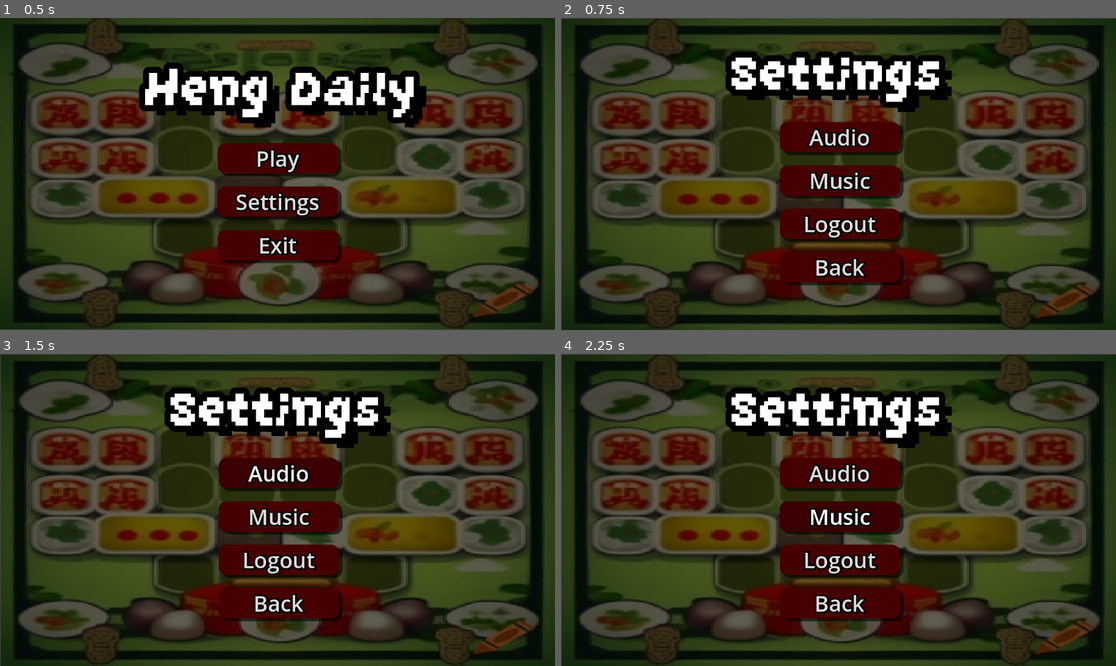
Above: before the commit, frames 1-4 (two rows, left to right).
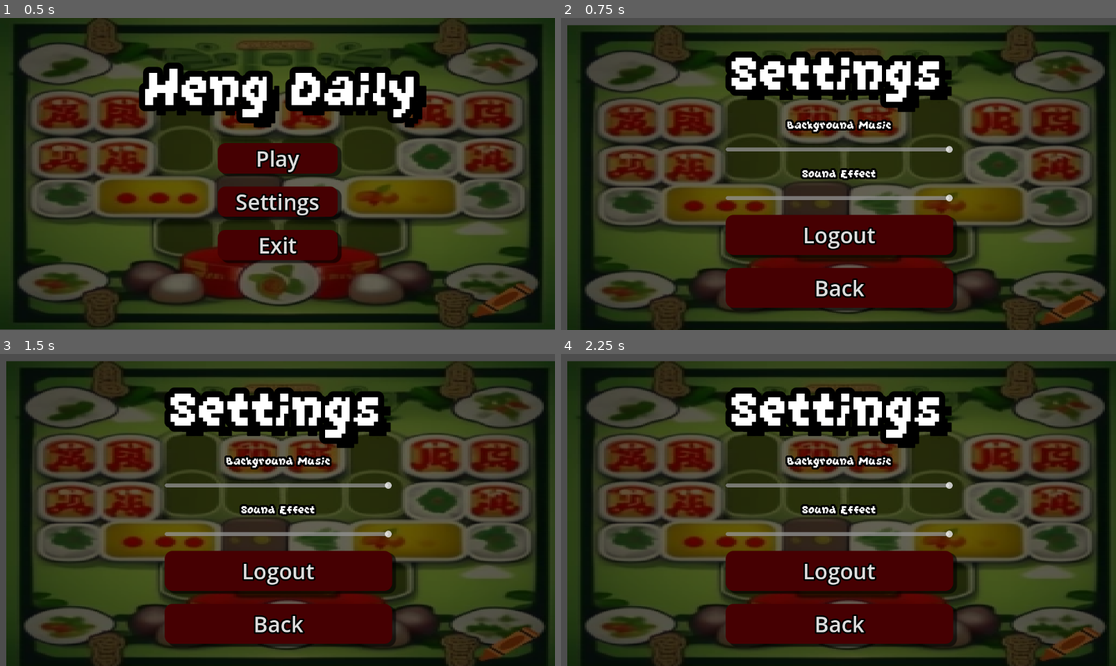
Above: after the commit, the same moments.

Repository: DeepAung/hengdaily
Game: Godot game, scene res://src/menus/home_menu.tscn
The game is run twice, just before and just after one commit, with the same random seed, the same clock (stepped at 60 frames per second) and the same inputs.
Inputs (mouse positions are in pixels of both pictures, inside the frame that each line leads up to):
- Up to frame 1 (0.5 s): no input
- Up to frame 2 (0.75 s): click "Settings" at 0.5 s
- Up to frame 3 (1.5 s): click (277, 472) at 1.25 s, where only the run before the commit has a clickable "Audio"
- Up to frame 4 (2.25 s): click (838, 516) at 2 s, where only the run before the commit has a clickable "Music"

Frame 1 is identical in both runs. In frame 2, 51% of the frame differs, in the area x 0-100%, y 0-100%; in frame 3, 51%; in frame 4, 51%.

Commit message:
Add music background and slider

Diff:
--- /dev/null
+++ b/default_bus_layout.tres
@@ -0,0 +1,16 @@
+[gd_resource type="AudioBusLayout" format=3 uid="uid://bsml825a8mwsd"]
+
+[resource]
+bus/0/volume_db = -0.0371723
+bus/1/name = &"Sfx"
+bus/1/solo = false
+bus/1/mute = false
+bus/1/bypass_fx = false
+bus/1/volume_db = 0.0
+bus/1/send = &"Master"
+bus/2/name = &"BackgroundMusic"
+bus/2/solo = false
+bus/2/mute = false
+bus/2/bypass_fx = false
+bus/2/volume_db = 0.0
+bus/2/send = &"Master"
--- a/project.godot
+++ b/project.godot
@@ -15,6 +15,10 @@
 config/features=PackedStringArray("4.4", "Forward Plus")
 config/icon="res://icon.svg"
 
+[autoload]
+
+BackGroundMusicAutoLoad="*res://src/autoloads/BackGroundMusicAutoLoad.tscn"
+
 [dotnet]
 
 project/assembly_name="HengDaily"
--- /dev/null
+++ b/src/autoloads/BackGroundMusicAutoLoad.tscn
@@ -0,0 +1,8 @@
+[gd_scene load_steps=2 format=3 uid="uid://bdi4yy6gi2il6"]
+
+[ext_resource type="AudioStream" uid="uid://pdjuym7dtg7m" path="res://music/doraemon_theme.mp3" id="1_ttxiu"]
+
+[node name="AudioStreamPlayer2D" type="AudioStreamPlayer2D"]
+stream = ExtResource("1_ttxiu")
+autoplay = true
+bus = &"BackgroundMusic"
--- a/src/menus/setting_menu.gd
+++ b/src/menus/setting_menu.gd
@@ -1,9 +1,24 @@
 extends Control
+@onready var backgroundMusicSlider: Slider = %bgMusic_slider;
+@onready var sfxSlider: Slider = %sfx_slider;
+func _ready():
+	backgroundMusicSlider.value = db_to_linear(
+		AudioServer.get_bus_volume_db(AudioServer.get_bus_index("BackgroundMusic"))
+	)
+	sfxSlider.value = db_to_linear(
+		AudioServer.get_bus_volume_db(AudioServer.get_bus_index("Sfx"))
+	)
+
+func _on_BackgroundMusicSlider_value_changed(value: float) -> void:
+	AudioServer.set_bus_volume_db(AudioServer.get_bus_index("BackgroundMusic"), linear_to_db(value))
+	print(AudioServer.get_bus_volume_db(AudioServer.get_bus_index("BackgroundMusic")))
+
+func _on_sfxSlider_value_changed(value: float) -> void:
+	AudioServer.set_bus_volume_db(AudioServer.get_bus_index("Sfx"), linear_to_db(value))
+	print(AudioServer.get_bus_volume_db(AudioServer.get_bus_index("")))
 
 
 
-func _on_audio_pressed() -> void:
-	pass # Replace with function body.
 
 
 func _on_music_pressed() -> void:
--- a/src/menus/setting_menu.tscn
+++ b/src/menus/setting_menu.tscn
@@ -55,6 +55,10 @@
 anchors_preset = 15
 anchor_right = 1.0
 anchor_bottom = 1.0
+offset_left = 12.0
+offset_top = 14.0
+offset_right = 12.0
+offset_bottom = 14.0
 grow_horizontal = 2
 grow_vertical = 2
 theme_override_styles/panel = SubResource("StyleBoxTexture_ci370")
@@ -66,43 +70,46 @@
 anchor_top = 0.5
 anchor_right = 0.5
 anchor_bottom = 0.5
-offset_left = -123.0
-offset_top = -109.0
-offset_right = 126.0
-offset_bottom = 224.0
+offset_left = -235.0
+offset_top = -118.0
+offset_right = 237.0
+offset_bottom = 277.0
 grow_horizontal = 2
 grow_vertical = 2
 theme_override_constants/separation = 27
 
-[node name="Audio" type="Button" parent="VBoxContainer"]
+[node name="BackgroundLabel" type="Label" parent="VBoxContainer"]
 layout_mode = 2
-size_flags_vertical = 3
-theme_override_colors/font_disabled_color = Color(1, 1, 1, 1)
-theme_override_colors/font_hover_color = Color(1, 1, 1, 1)
 theme_override_colors/font_outline_color = Color(0, 0, 0, 1)
-theme_override_colors/font_pressed_color = Color(1, 1, 1, 1)
-theme_override_constants/outline_size = 13
-theme_override_font_sizes/font_size = 45
-theme_override_styles/focus = SubResource("StyleBoxEmpty_0vt8x")
-theme_override_styles/hover = SubResource("StyleBoxFlat_on0dy")
-theme_override_styles/pressed = SubResource("StyleBoxFlat_htvrs")
-theme_override_styles/normal = SubResource("StyleBoxFlat_o1r8x")
-text = "Audio"
+theme_override_constants/outline_size = 16
+theme_override_fonts/font = ExtResource("2_a4o22")
+theme_override_font_sizes/font_size = 30
+text = "Background Music"
+horizontal_alignment = 1
+vertical_alignment = 1
 
-[node name="Music" type="Button" parent="VBoxContainer"]
+[node name="bgMusic_slider" type="HSlider" parent="VBoxContainer"]
+unique_name_in_owner = true
 layout_mode = 2
-size_flags_vertical = 3
-theme_override_colors/font_disabled_color = Color(1, 1, 1, 1)
-theme_override_colors/font_hover_color = Color(1, 1, 1, 1)
+max_value = 1.0
+step = 0.001
+scrollable = false
+
+[node name="SoundEffectLabel" type="Label" parent="VBoxContainer"]
+layout_mode = 2
 theme_override_colors/font_outline_color = Color(0, 0, 0, 1)
-theme_override_colors/font_pressed_color = Color(1, 1, 1, 1)
-theme_override_constants/outline_size = 13
-theme_override_font_sizes/font_size = 45
-theme_override_styles/focus = SubResource("StyleBoxEmpty_0vt8x")
-theme_override_styles/hover = SubResource("StyleBoxFlat_on0dy")
-theme_override_styles/pressed = SubResource("StyleBoxFlat_htvrs")
-theme_override_styles/normal = SubResource("StyleBoxFlat_o1r8x")
-text = "Music"
+theme_override_constants/outline_size = 16
+theme_override_fonts/font = ExtResource("2_a4o22")
+theme_override_font_sizes/font_size = 30
+text = "Sound Effect"
+horizontal_alignment = 1
+vertical_alignment = 1
+
+[node name="sfx_slider" type="HSlider" parent="VBoxContainer"]
+unique_name_in_owner = true
+layout_mode = 2
+max_value = 1.0
+step = 0.001
 
 [node name="Logout" type="Button" parent="VBoxContainer"]
 layout_mode = 2
@@ -155,7 +162,7 @@
 theme_override_font_sizes/font_size = 135
 text = "Settings"
 
-[connection signal="pressed" from="VBoxContainer/Audio" to="." method="_on_audio_pressed"]
-[connection signal="pressed" from="VBoxContainer/Music" to="." method="_on_music_pressed"]
+[connection signal="value_changed" from="VBoxContainer/bgMusic_slider" to="." method="_on_BackgroundMusicSlider_value_changed"]
+[connection signal="value_changed" from="VBoxContainer/sfx_slider" to="." method="_on_sfxSlider_value_changed"]
 [connection signal="pressed" from="VBoxContainer/Logout" to="." method="_on_logout_pressed"]
 [connection signal="pressed" from="VBoxContainer/Back" to="." method="_on_back_pressed"]
Not shown, added: music/doraemon_theme.mp3.import
Not shown, added: music/doraemon_theme.mp3
